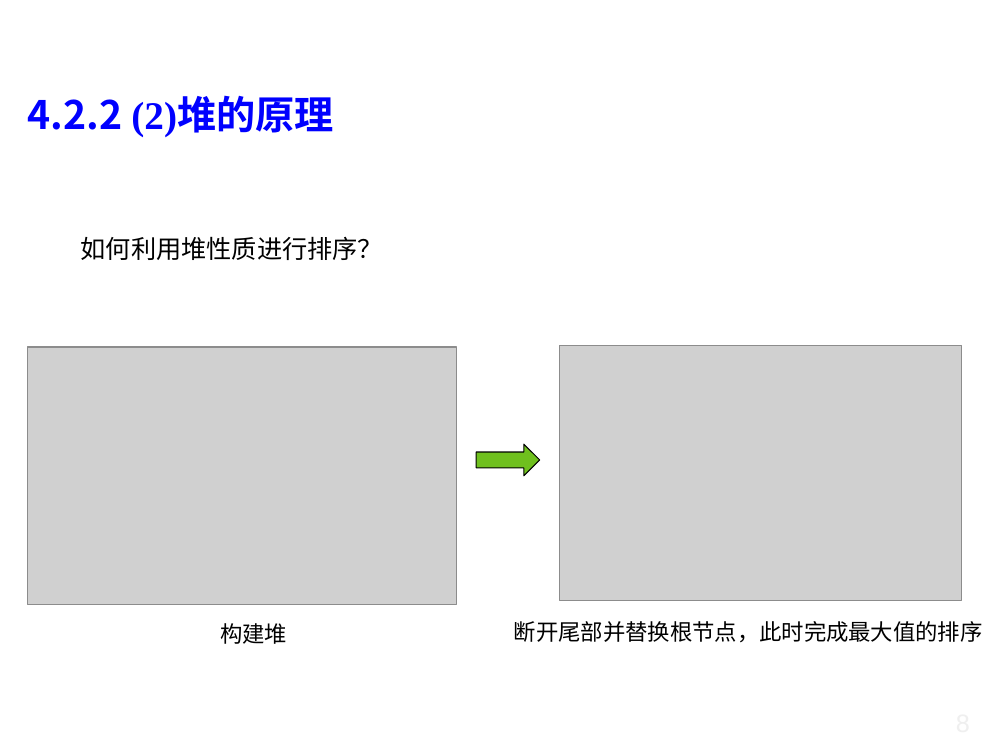
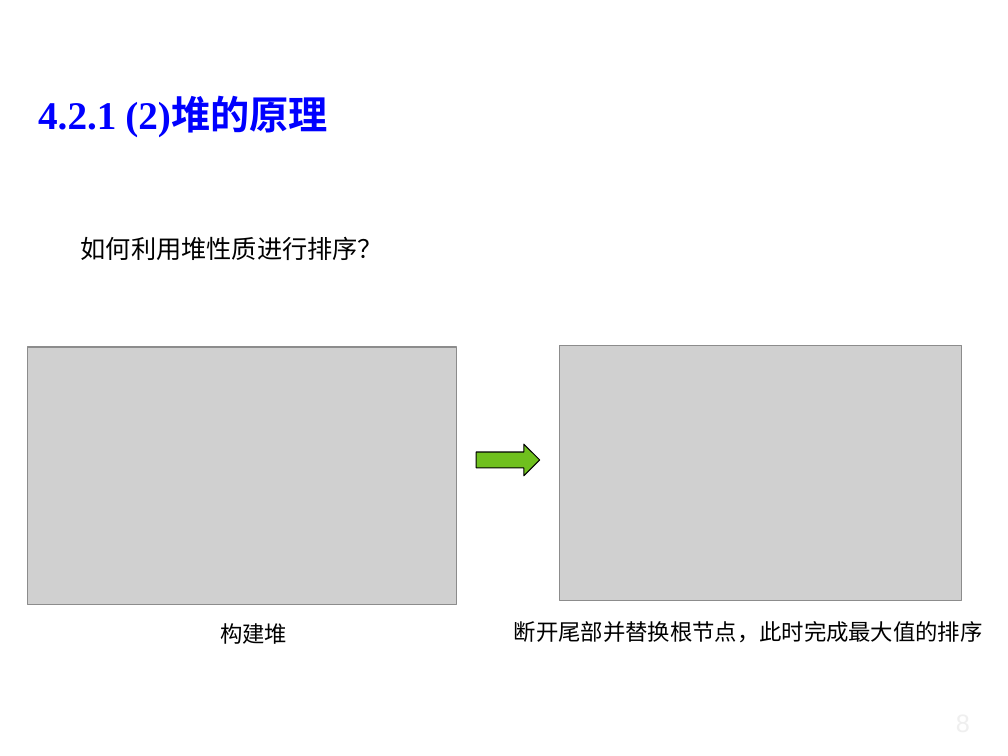
Before and after one commit to liutongling/DP, a slide deck: slide 33 of file/第4章 贪心法.pptx. Drawn at 1008x756 pixels with LibreOffice and Linux fonts; fonts in the diff are those of the drawing; grey boxes stand for pictures; background and template pictures are left out. Boxes give left, top, right and bottom in pixels: in the first picture for what was removed or moved away, otherwise in the second. Text is boxed around its words. In the diff, an @@ line names an element or a change of style, - is before the commit and + after.

```diff
--- a/file/第4章 贪心法.pptx
+++ b/file/第4章 贪心法.pptx
@@ text at <box>38,99,327,137</box>: text changed; font Noto Sans CJK SC to Times New Roman @@
-4.2.2 (2)堆的原理
+4.2.1 (2)堆的原理
```
Also in this commit, not shown: 16 other slides changed, 1 other file.
